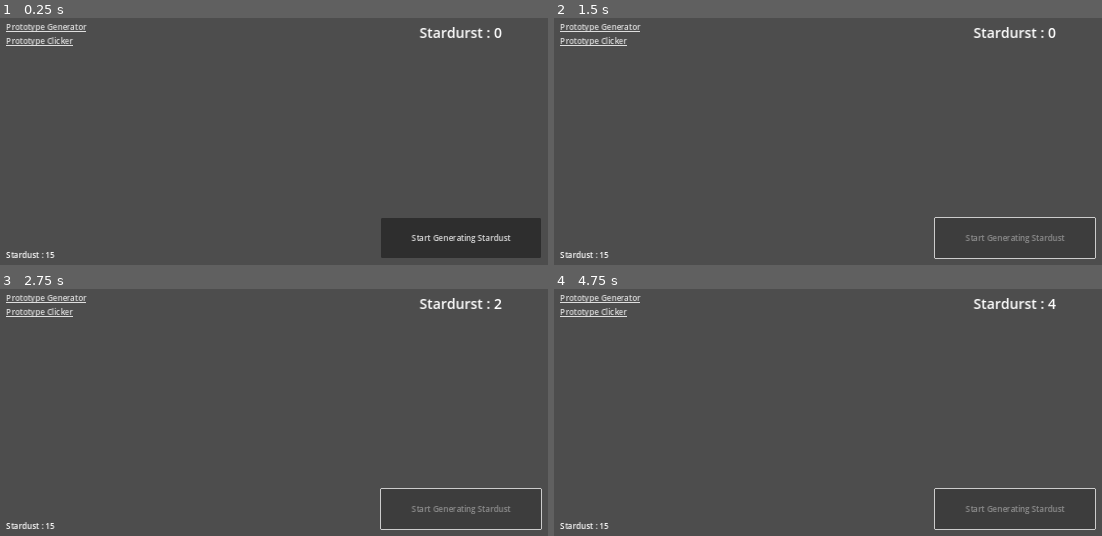
Above: before the commit, frames 1-4 (two rows, left to right).
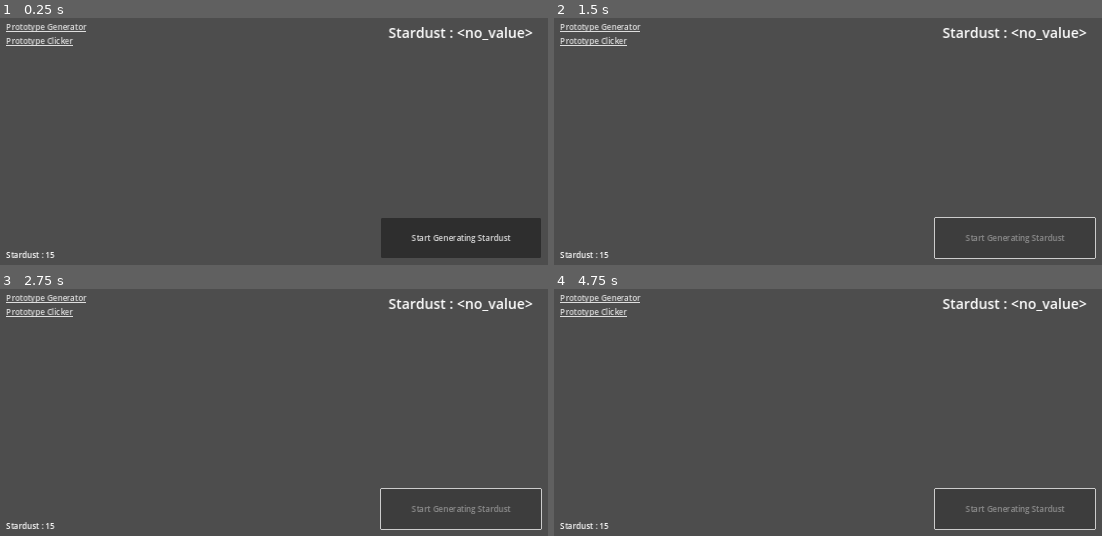
Above: after the commit, the same moments.

Repository: ZibelineDev/project_stardust_yt
Game: Godot game, scene res://scenes/user_interface/user_interface.tscn
Two runs of this game, one before a commit and one after it. Both use one fixed random seed, a clock stepped at 60 frames per second and the inputs below. Before the commit the project has no main scene; this scene is started directly in both runs.
Inputs:
- Up to frame 1 (0.25 s): no input
- Up to frame 2 (1.5 s): click "Start Generating Stardust" at 0.5 s; tap Enter at 1.25 s
- Up to frame 3 (2.75 s): tap Space at 2 s
- Up to frame 4 (4.75 s): tap Enter at 2.75, 4.25 s; tap Space at 3.5 s

The runs differ from the first frame. In frame 1, 0.6% of the frame differs, in the area x 70-98%, y 3-9%; in frame 2, 0.6%; in frame 3, 0.6%; in frame 4, 0.6%.
Error after the commit: Invalid access to property or key 'data' on a base object of type 'Nil'. (res://scenes/prototypes/generator/prototype_generator.gd:40)

Commit message:
♻️ Data refactoring

Diff:
--- a/project.godot
+++ b/project.godot
@@ -11,6 +11,7 @@
 [application]
 
 config/name="project_stardust_yt"
+run/main_scene="res://scenes/game/game.tscn"
 config/features=PackedStringArray("4.2", "Forward Plus")
 config/icon="res://icon.svg"
 
--- /dev/null
+++ b/scenes/game/game.gd
@@ -0,0 +1,25 @@
+class_name Game
+extends Node
+## Main node of the game.
+
+## Singleton reference.
+static var ref : Game
+
+
+## Singleton check.
+func _singleton_check() -> void:
+	if not ref:
+		ref = self
+		return
+
+	queue_free()
+
+
+## Contains the data to save and load.
+var data : Data
+
+
+## Singleton check & Data initalization.
+func _enter_tree() -> void:
+	_singleton_check()
+	data = Data.new()
--- /dev/null
+++ b/scenes/game/game.tscn
@@ -0,0 +1,9 @@
+[gd_scene load_steps=3 format=3 uid="uid://clfmkhvxqmbce"]
+
+[ext_resource type="Script" path="res://scenes/game/game.gd" id="1_ns8dq"]
+[ext_resource type="PackedScene" uid="uid://cjymagdl32vwk" path="res://scenes/user_interface/user_interface.tscn" id="2_2yt11"]
+
+[node name="Game" type="Node"]
+script = ExtResource("1_ns8dq")
+
+[node name="UserInterface" parent="." instance=ExtResource("2_2yt11")]
--- a/scenes/prototypes/clicker/prototype_clicker.gd
+++ b/scenes/prototypes/clicker/prototype_clicker.gd
@@ -11,9 +11,6 @@
 ## View reference.
 @export var view : UserInterface.Views
 
-## Current amount of stardust created.
-var stardust : int = 0
-
 
 ## Initialize the label at launch.
 func _ready() -> void:
@@ -24,15 +21,19 @@
 	user_interface.navigation_requested.connect(_on_navigation_request)
 
 
+## Temporary function to update the label.
+func _process(_delta: float) -> void:
+	update_label_text()
+
+
 ## Create 1 stardust.
 func create_stardust() -> void:
-	stardust += 1
-	update_label_text()
+	Game.ref.data.stardust += 1
 
 
 ## Update the text of the label to reflect a change in stardust amount.
 func update_label_text() -> void:
-	label.text = "Stardust : %s" %stardust
+	label.text = "Stardust : %s" %Game.ref.data.stardust
 
 
 ## Triggered when the create stardust button is pressed.
--- a/scenes/prototypes/generator/prototype_generator.gd
+++ b/scenes/prototypes/generator/prototype_generator.gd
@@ -15,9 +15,6 @@
 ## View reference.
 @export var view : UserInterface.Views
 
-## Current amount of stardust in storage.
-var stardust : int = 0
-
 
 ## Initizalize the label.
 func _ready() -> void:
@@ -28,15 +25,19 @@
 	user_interface.navigation_requested.connect(_on_navigation_request)
 
 
+## Temporary function to update the label.
+func _process(_delta: float) -> void:
+	update_label_text()
+
+
 ## Creates stardust and store it.
 func create_stardust() -> void:
-	stardust += 1
-	update_label_text()
+	Game.ref.data.stardust += 1
 
 
 ## Updates the label text to match the current amount of stardust in storage.
 func update_label_text() -> void:
-	label.text = "Stardurst : %s" %stardust
+	label.text = "Stardurst : %s" %Game.ref.data.stardust
 
 
 ## Start the timer and disable the button.
--- /dev/null
+++ b/scenes/user_interface/stardust_label.gd
@@ -0,0 +1,13 @@
+class_name LabelStardust
+extends Label
+## Displays the current amount of stardust available.
+
+
+## Temporary function to update the text.
+func _process(_delta: float) -> void:
+	update_text()
+
+
+## Updates the text the reflect the current amount of stardust.
+func update_text() -> void:
+	text = "Stardust : %s" %Game.ref.data.stardust
--- a/scenes/user_interface/user_interface.tscn
+++ b/scenes/user_interface/user_interface.tscn
@@ -1,7 +1,8 @@
-[gd_scene load_steps=4 format=3 uid="uid://cjymagdl32vwk"]
+[gd_scene load_steps=5 format=3 uid="uid://cjymagdl32vwk"]
 
 [ext_resource type="Script" path="res://scenes/user_interface/user_interface.gd" id="1_ls8lu"]
 [ext_resource type="PackedScene" uid="uid://d0l2xk3s1uftw" path="res://scenes/prototypes/generator/prototype_generator.tscn" id="1_vmtxp"]
+[ext_resource type="Script" path="res://scenes/user_interface/stardust_label.gd" id="2_yotpx"]
 [ext_resource type="PackedScene" uid="uid://dj748bsni0nws" path="res://scenes/prototypes/clicker/prototype_clicker.tscn" id="3_tufrj"]
 
 [node name="UserInterface" type="Control"]
@@ -87,9 +88,10 @@
 [node name="VBoxContainer" type="VBoxContainer" parent="HBoxContainer/LeftPanel/VBoxContainer/Resources/MarginContainer"]
 layout_mode = 2
 
-[node name="Label" type="Label" parent="HBoxContainer/LeftPanel/VBoxContainer/Resources/MarginContainer/VBoxContainer"]
+[node name="StardustLabel" type="Label" parent="HBoxContainer/LeftPanel/VBoxContainer/Resources/MarginContainer/VBoxContainer"]
 layout_mode = 2
 text = "Stardust : 15"
+script = ExtResource("2_yotpx")
 
 [node name="MarginContainer" type="MarginContainer" parent="HBoxContainer"]
 layout_mode = 2
--- /dev/null
+++ b/scripts/data/data.gd
@@ -0,0 +1,7 @@
+class_name Data
+extends Resource
+## Contain data to save and load.
+
+
+## Current amount of stardust available.
+@export var stardust : int = 0
